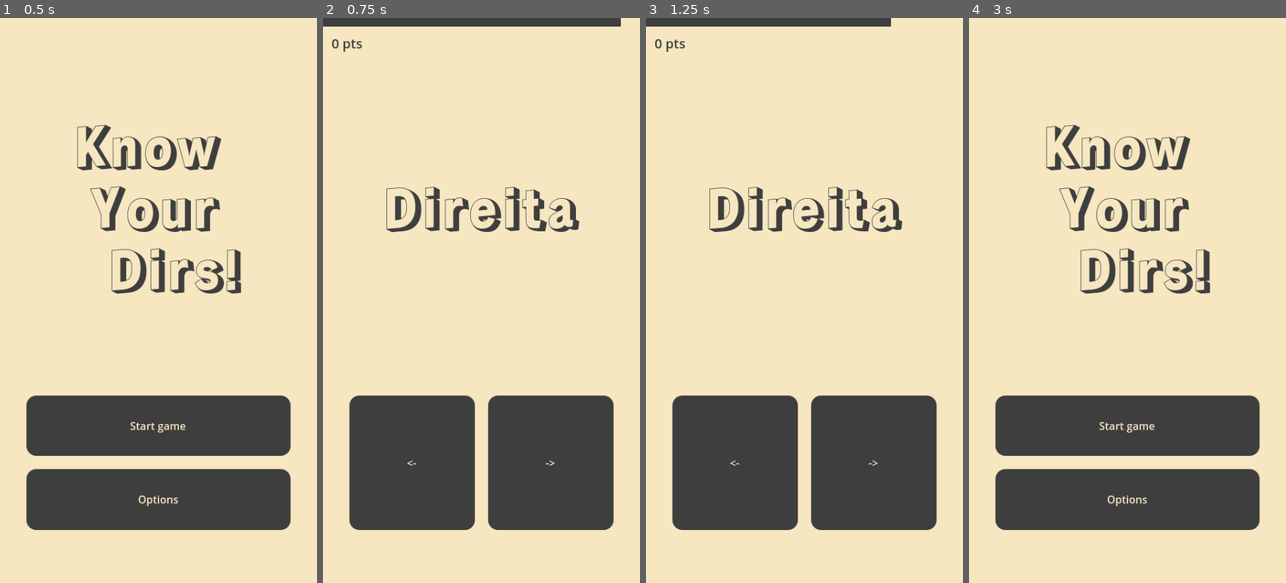
Above: before the commit, frames 1-4 (left to right).
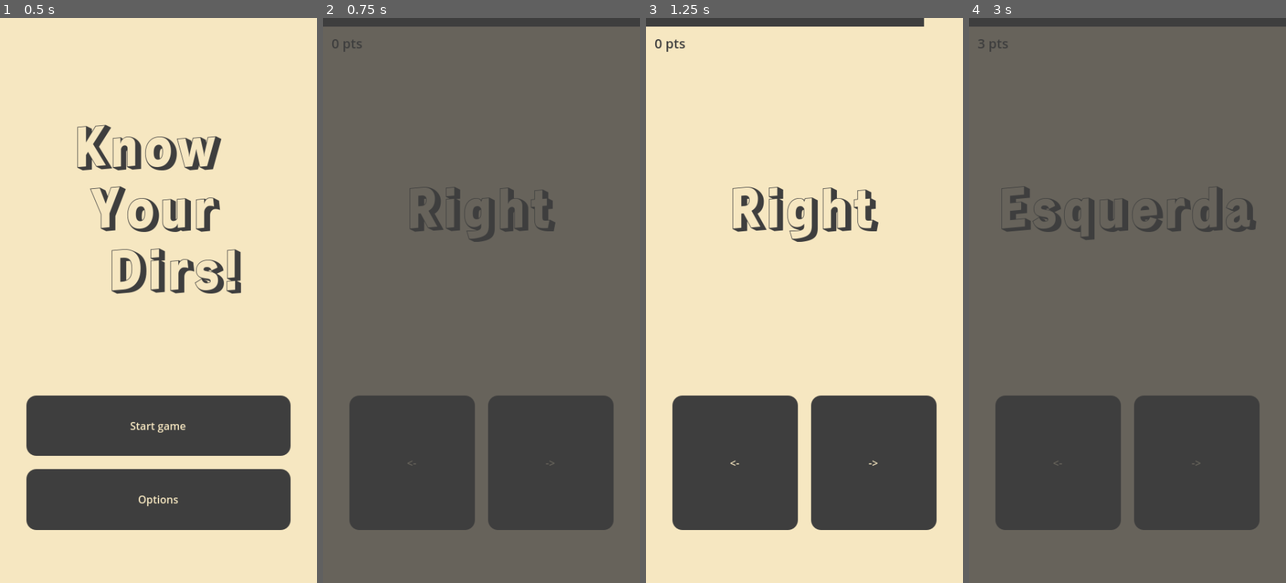
Above: after the commit, the same moments.

Repository: moskoscode/know-your-dirs
Game: Godot game, scene res://src/SceneManager.tscn
The game is run twice, just before and just after one commit, with the same random seed, the same clock (stepped at 60 frames per second) and the same inputs. Before the commit the project starts from res://src/MainMenu.tscn.
Inputs (mouse positions are in pixels of both pictures, inside the frame that each line leads up to):
- Up to frame 1 (0.5 s): no input
- Up to frame 2 (0.75 s): click "Start game" at 0.5 s
- Up to frame 3 (1.25 s): no input
- Up to frame 4 (3 s): click "<-" at 1.25 s; click (1127, 436) at 2 s, where only the run before the commit has a clickable "Main menu"; click (1197, 464) at 2.75 s, where only the run after the commit has a clickable "->"

Frame 1 is identical in both runs. In frame 2, 80% of the frame differs, in the area x 0-100%, y 0-100%; in frame 3, 2.5%; in frame 4, 83%.
Error after the commit: Invalid access to property or key 'game_over_scene' on a base object of type 'Node (globals.gd)'. (res://src/simple_direction.gd:27)

Commit message:
scene manager

Diff:
--- a/project.godot
+++ b/project.godot
@@ -11,7 +11,7 @@
 [application]
 
 config/name="Know Your Dirs"
-run/main_scene="res://src/MainMenu.tscn"
+run/main_scene="res://src/SceneManager.tscn"
 config/features=PackedStringArray("4.3", "GL Compatibility")
 config/icon="res://icon.svg"
 
@@ -24,6 +24,21 @@
 window/size/viewport_width=480
 window/size/viewport_height=853
 
+[input]
+
+left={
+"deadzone": 0.5,
+"events": [Object(InputEventKey,"resource_local_to_scene":false,"resource_name":"","device":-1,"window_id":0,"alt_pressed":false,"shift_pressed":false,"ctrl_pressed":false,"meta_pressed":false,"pressed":false,"keycode":0,"physical_keycode":4194319,"key_label":0,"unicode":0,"location":0,"echo":false,"script":null)
+, Object(InputEventKey,"resource_local_to_scene":false,"resource_name":"","device":-1,"window_id":0,"alt_pressed":false,"shift_pressed":false,"ctrl_pressed":false,"meta_pressed":false,"pressed":false,"keycode":0,"physical_keycode":65,"key_label":0,"unicode":97,"location":0,"echo":false,"script":null)
+]
+}
+right={
+"deadzone": 0.5,
+"events": [Object(InputEventKey,"resource_local_to_scene":false,"resource_name":"","device":-1,"window_id":0,"alt_pressed":false,"shift_pressed":false,"ctrl_pressed":false,"meta_pressed":false,"pressed":false,"keycode":0,"physical_keycode":4194321,"key_label":0,"unicode":0,"location":0,"echo":false,"script":null)
+, Object(InputEventKey,"resource_local_to_scene":false,"resource_name":"","device":-1,"window_id":0,"alt_pressed":false,"shift_pressed":false,"ctrl_pressed":false,"meta_pressed":false,"pressed":false,"keycode":0,"physical_keycode":68,"key_label":0,"unicode":100,"location":0,"echo":false,"script":null)
+]
+}
+
 [rendering]
 
 renderer/rendering_method="gl_compatibility"
--- a/src/GameOver.tscn
+++ b/src/GameOver.tscn
@@ -15,7 +15,7 @@
 font_size = 40
 font_color = Color(0.243137, 0.243137, 0.243137, 1)
 
-[node name="MainMenu" type="Control"]
+[node name="GameOver" type="Control"]
 layout_mode = 3
 anchors_preset = 15
 anchor_right = 1.0
--- /dev/null
+++ b/src/SceneManager.tscn
@@ -0,0 +1,22 @@
+[gd_scene load_steps=2 format=3 uid="uid://clpt4uwg0dctp"]
+
+[ext_resource type="Script" path="res://src/scene_manager.gd" id="1_wdtpm"]
+
+[node name="SceneManager" type="Control"]
+layout_mode = 3
+anchors_preset = 15
+anchor_right = 1.0
+anchor_bottom = 1.0
+grow_horizontal = 2
+grow_vertical = 2
+script = ExtResource("1_wdtpm")
+
+[node name="Overlay" type="ColorRect" parent="."]
+top_level = true
+layout_mode = 1
+anchors_preset = 15
+anchor_right = 1.0
+anchor_bottom = 1.0
+grow_horizontal = 2
+grow_vertical = 2
+color = Color(0.243137, 0.243137, 0.243137, 1)
--- a/src/game_data.gd
+++ b/src/game_data.gd
@@ -2,3 +2,6 @@
 
 # All the game points
 var points := 0
+
+# How many challenges the user has completed
+var challenges := 0
--- a/src/game_over.gd
+++ b/src/game_over.gd
@@ -7,4 +7,4 @@
 
 
 func _on_main_menu_btn_pressed() -> void:
-	get_tree().change_scene_to_packed(G.main_menu_scene)
+	G.scene_manager.transition_to(SceneManager.Scene.MainMenu)
--- a/src/globals.gd
+++ b/src/globals.gd
@@ -1,10 +1,7 @@
 extends Node
 
 var game_data: GameData = GameData.new()
-
-var main_menu_scene := load("res://src/MainMenu.tscn")
-var simple_direction_scene := preload("res://src/SimpleDirection.tscn")
-var game_over_scene := preload("res://src/GameOver.tscn")
+var scene_manager: SceneManager = null
 
 enum Side {
 	Left,
--- a/src/main_menu.gd
+++ b/src/main_menu.gd
@@ -10,4 +10,4 @@
 
 func _on_start_btn_pressed() -> void:
 	G.game_data = GameData.new()
-	get_tree().change_scene_to_packed(G.simple_direction_scene)
+	G.scene_manager.transition_to(SceneManager.Scene.SimpleDirection)
--- /dev/null
+++ b/src/scene_manager.gd
@@ -0,0 +1,71 @@
+class_name SceneManager extends Control
+
+@export var first_scene := Scene.MainMenu
+@onready var overlay_node: ColorRect = $Overlay
+
+var current_scene: Node = null
+
+
+func _ready() -> void:
+	overlay_node.visible = false
+	G.scene_manager = self
+
+	current_scene = create_scene(first_scene)
+	add_child(current_scene)
+
+
+func _process(_delta: float) -> void:
+	pass
+
+
+func transition_to(scene: Scene):
+	# show overlay but transparent
+	overlay_node.color.a = 0
+	overlay_node.visible = true
+
+	current_scene.process_mode = Node.PROCESS_MODE_DISABLED
+
+	var next_scene := create_scene(scene)
+	next_scene.process_mode = Node.PROCESS_MODE_DISABLED
+	next_scene.visible = false
+
+	add_child(next_scene)
+
+	var tw := create_tween()
+
+	var opaque_color := overlay_node.color
+	opaque_color.a = 1
+	tw.tween_property(overlay_node, "color", opaque_color, 0.15)
+	tw.tween_callback(func ():
+		next_scene.visible = true
+
+		remove_child(current_scene)
+		current_scene.queue_free()
+
+		current_scene = next_scene
+	)
+
+	var transparent_color := overlay_node.color
+	tw.tween_property(overlay_node, "color", transparent_color, 0.15)
+	tw.tween_callback(func ():
+		overlay_node.visible = false
+		current_scene.process_mode = Node.PROCESS_MODE_INHERIT
+	)
+
+
+	#current_scene.queue_free()
+	#current_scene = next_scene
+
+
+
+func create_scene(scene: Scene) -> Node:
+	return _scene_lookup[scene].instantiate()
+
+
+enum Scene { MainMenu, SimpleDirection, GameOver }
+
+const _scene_lookup = [
+	preload("res://src/MainMenu.tscn"),
+	preload("res://src/SimpleDirection.tscn"),
+	preload("res://src/GameOver.tscn"),
+]
--- a/src/simple_direction.gd
+++ b/src/simple_direction.gd
@@ -1,5 +1,4 @@
 extends Control
-
 
 @onready var points_label: Label = $Points;
 @onready var challenge_label: Label = $Layout/Challenge;
@@ -19,7 +18,7 @@
 
 
 func _on_time_end() -> void:
-	get_tree().change_scene_to_packed(G.game_over_scene)
+	G.scene_manager.transition_to(SceneManager.Scene.GameOver)
 
 
 func _on_btn_pressed(side: G.Side) -> void:
@@ -31,4 +30,10 @@
 	var time_left := int(progress_bar.value)
 	G.game_data.points += time_left
 
-	get_tree().change_scene_to_packed(G.simple_direction_scene)
+	G.scene_manager.transition_to(SceneManager.Scene.SimpleDirection)
+
+func _unhandled_input(event: InputEvent):
+	if event.is_action_pressed('left'):
+		_on_btn_pressed(G.Side.Left)
+	if event.is_action_pressed('right'):
+		_on_btn_pressed(G.Side.Right)
